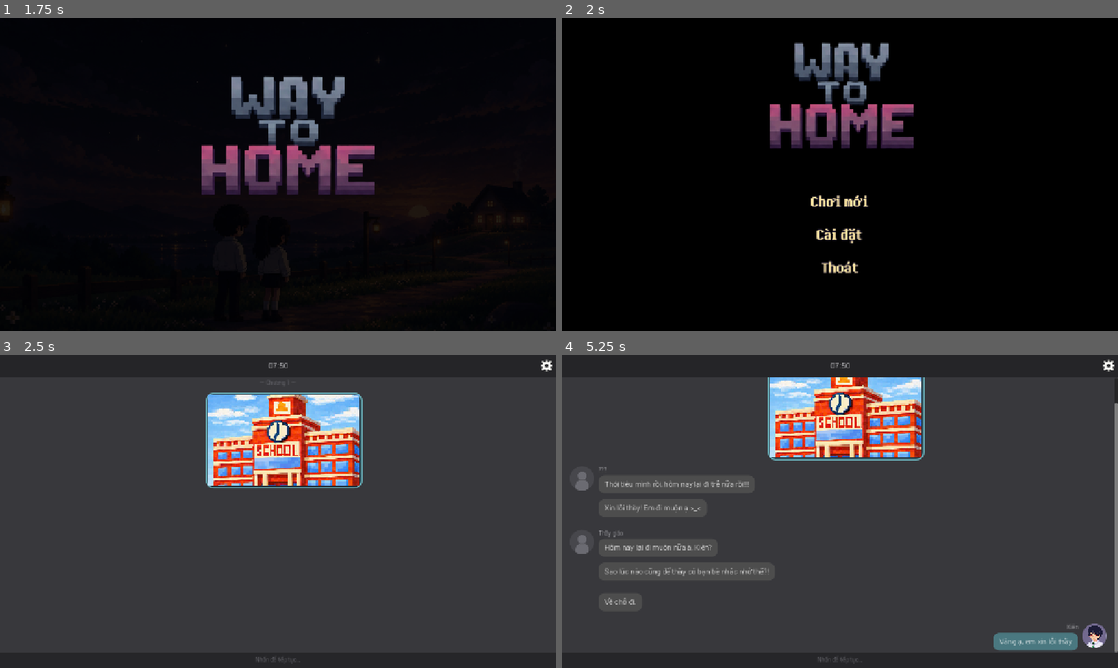
Above: before the commit, frames 1-4 (two rows, left to right).
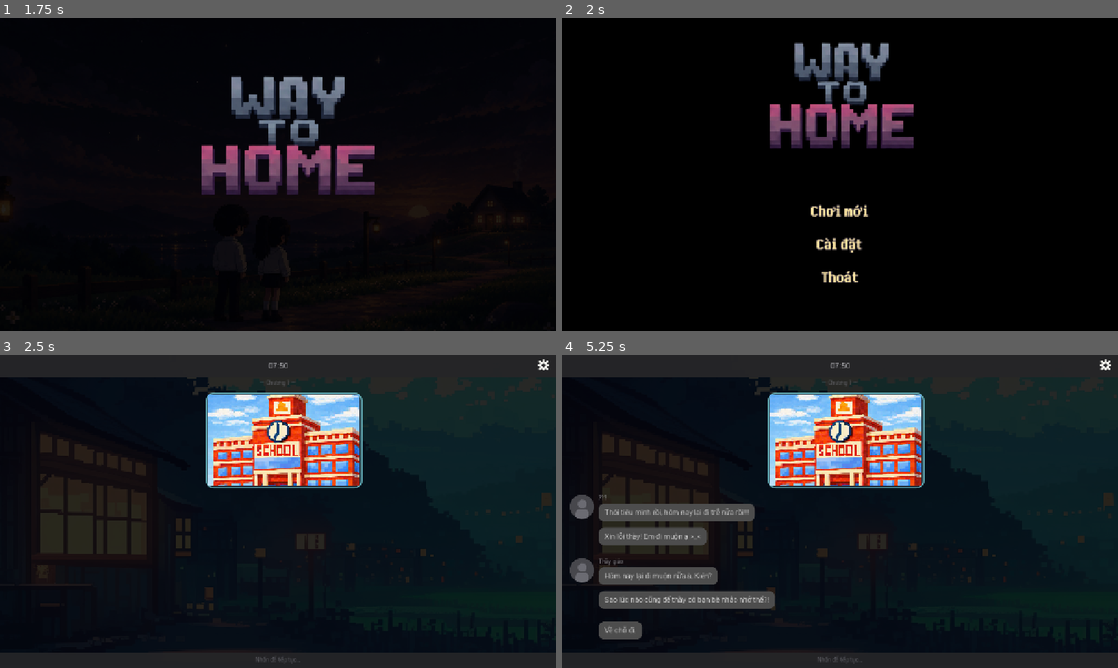
Above: after the commit, the same moments.

Repository: Quannedevlord/Way-To-Home
Game: Godot game, scene res://scenes/splash/splash.tscn
Two runs of this game, one before a commit and one after it. Both use one fixed random seed, a clock stepped at 60 frames per second and the inputs below. Video files are missing from this copy of the repository; at most half a second of black plays in their place. Sound files missing from this copy of the repository are replaced by a short silence.
Inputs (mouse positions are in pixels of both pictures, inside the frame that each line leads up to):
- Up to frame 1 (1.75 s): tap Enter (ui_accept) at 0.5, 1.35, 1.52 s; move the mouse to (400, 158) at 0.52 s; hold Enter (ui_accept) 0.53-1.28 s; click (400, 158) at 0.67 s; move the mouse to (166, 190) at 1.27 s; click (166, 190) at 1.42 s
- Up to frame 2 (2 s): tap Enter (ui_accept) at 1.82 s
- Up to frame 3 (2.5 s): click "Chơi mới" at 2 s
- Up to frame 4 (5.25 s): tap Enter (ui_accept) at 2.75 s; move the mouse to (895, 442) at 2.77 s; hold Enter (ui_accept) 2.78-3.5 s; click (895, 442) at 2.92 s; click (1106, 364) at 3.5 s; click "Về giao diện chính" at 4.25 s; click "Tiếp tục" at 5 s

Frame 1 is identical in both runs. In frame 2, 1.2% of the frame differs, in the area x 44-56%, y 56-85%; in frame 3, 78%; in frame 4, 81%, in the area x 0-100%, y 1-96%.

Commit message:
update_fix_loi

Diff:
--- a/autoload/game_manager.gd
+++ b/autoload/game_manager.gd
@@ -2,16 +2,11 @@
 
 const SAVE_PATH := "user://savegame.save"
 const MAIN_MENU_PATH := "res://scenes/main_menu/main_menu.tscn"
+const CHAPTERS_PATH := "res://scenes/chapters"
+const CREDITS_PATH := "res://scenes/credits/credits.tscn"
+const FIRST_CHAPTER_PATH := "res://scenes/chapters/chapter_01/chapter1.tscn"
 
 var current_scene_path: String = "res://scenes/main_menu/main_menu.tscn"
-var is_game_paused: bool = false
-
-
-func set_paused(paused: bool) -> void:
-	if get_tree() == null:
-		return
-	is_game_paused = paused
-	get_tree().paused = paused
 
 
 # Bắt sự kiện đóng cửa sổ bằng nút X / Alt+F4 — không bắt được nút "Thoát" trong game
@@ -26,13 +21,83 @@
 # Dùng hàm này thay cho get_tree().change_scene_to_file() ở mọi nơi trong game,
 # để current_scene_path luôn được cập nhật đúng.
 func change_scene(path: String) -> void:
+	if path.is_empty() or not ResourceLoader.exists(path):
+		push_error("Không tìm thấy scene: %s" % path)
+		return
+
+	var result := get_tree().change_scene_to_file(path)
+	if result != OK:
+		push_error("Không thể chuyển đến scene %s: %s" % [path, error_string(result)])
+		return
+
 	current_scene_path = path
-	get_tree().change_scene_to_file(path)
+
+
+func set_paused(paused: bool) -> void:
+	get_tree().paused = paused
 
 
 func start_new_game() -> void:
 	clear_save()
-	current_scene_path = "res://scenes/chapters/chapter_01/chapter1.tscn"
+
+
+func change_to_next_chapter() -> void:
+	var next_chapter_path := get_next_chapter_path(current_scene_path)
+	if next_chapter_path.is_empty():
+		change_scene(CREDITS_PATH)
+		save_game({"completed": true})
+		return
+
+	change_scene(next_chapter_path)
+	save_game({
+		"episode_index": 0,
+		"scene_index": 0,
+		"dialogue_index": 0,
+		"selected_choice_index": -1,
+		"completed": false,
+	})
+
+
+func get_next_chapter_path(current_path: String = current_scene_path) -> String:
+	var current_chapter_number := _get_chapter_number(current_path)
+	if current_chapter_number < 0:
+		return ""
+
+	var next_chapter_number := -1
+	var next_chapter_directory := ""
+	for directory_name in DirAccess.get_directories_at(CHAPTERS_PATH):
+		var chapter_number := _get_chapter_number(directory_name)
+		if chapter_number <= current_chapter_number:
+			continue
+		if next_chapter_number < 0 or chapter_number < next_chapter_number:
+			next_chapter_number = chapter_number
+			next_chapter_directory = directory_name
+
+	if next_chapter_directory.is_empty():
+		return ""
+
+	return _find_chapter_scene(CHAPTERS_PATH.path_join(next_chapter_directory))
+
+
+func _get_chapter_number(value: String) -> int:
+	var directory_name := value.get_file()
+	if value.contains("/"):
+		directory_name = value.get_base_dir().get_file()
+	if not directory_name.begins_with("chapter_"):
+		return -1
+
+	var number_text := directory_name.trim_prefix("chapter_")
+	return int(number_text) if number_text.is_valid_int() else -1
+
+
+func _find_chapter_scene(chapter_directory: String) -> String:
+	var scene_paths: Array[String] = []
+	for file_name in DirAccess.get_files_at(chapter_directory):
+		if file_name.get_extension().to_lower() == "tscn" and file_name.get_basename().to_lower().begins_with("chapter"):
+			scene_paths.append(chapter_directory.path_join(file_name))
+
+	scene_paths.sort()
+	return scene_paths[0] if not scene_paths.is_empty() else ""
 
 
 func save_game(progress: Dictionary = {}) -> bool:
--- a/project.godot
+++ b/project.godot
@@ -28,7 +28,6 @@
 window/size/viewport_width=1280
 window/size/viewport_height=720
 window/stretch/mode="canvas_items"
-window/stretch/scale_mode="fractional"
 
 [physics]
 
--- a/scenes/chapters/chapter_01/chapter1.gd
+++ b/scenes/chapters/chapter_01/chapter1.gd
@@ -166,7 +166,7 @@
 	_append_location_divider(scene.get("location", ""))
 
 	for i in range(mini(dialogue_index + 1, current_dialogues.size())):
-		_append_line(current_dialogues[i], false, false)
+		_append_line(current_dialogues[i], false, false, false)
 
 	_lines_shown = mini(dialogue_index + 1, current_dialogues.size())
 	_try_show_inline_choices()
@@ -174,7 +174,7 @@
 	call_deferred("_scroll_to_bottom")
 
 
-func _append_line(line: Dictionary, scroll: bool = true, play_sound: bool = true) -> void:
+func _append_line(line: Dictionary, scroll: bool = true, play_sound: bool = true, animate: bool = true) -> void:
 	if str(line.get("time", "")) != "":
 		location_label.text = str(line["time"])
 
@@ -196,25 +196,26 @@
 		"narration":
 			_last_speaker = ""
 			if illustration != "" and ResourceLoader.exists(illustration):
-				_append_image(load(illustration), false)
+				_append_image(load(illustration), false, animate)
 			if message != "":
-				_append_narration(message)
+				_append_narration(message, animate)
 		"image":
 			_last_speaker = ""
 			var image_path: String = str(line.get("path", illustration))
 			if image_path != "" and ResourceLoader.exists(image_path):
-				_append_image(load(image_path), str(line.get("align", "left")) == "right")
+				var align_right := str(line.get("align", "left")) == "right"
+				_append_image(load(image_path), align_right, animate)
 		_:
 			var speaker: String = str(line.get("speaker", "???"))
 			var avatar_path: String = str(line.get("avatar", avatar_paths.get(speaker, "")))
-			_append_dialogue(speaker, message, avatar_path)
+			_append_dialogue(speaker, message, avatar_path, animate)
 			_last_speaker = speaker
 
 	if scroll:
 		call_deferred("_scroll_to_bottom")
 
 
-func _append_dialogue(speaker: String, message: String, avatar_path: String = "") -> void:
+func _append_dialogue(speaker: String, message: String, avatar_path: String = "", animate: bool = true) -> void:
 	var msg := CHAT_MESSAGE_SCENE.instantiate()
 	msg.set_font(CHAT_FONT)
 	if avatar_path.is_empty():
@@ -225,13 +226,17 @@
 	var align_right := speaker in protagonist_speakers
 	var compact := speaker == _last_speaker and speaker != ""
 	msg.setup_dialogue(speaker, message, avatar_tex, align_right, compact)
+	if animate:
+		msg.prepare_entrance()
 	chat_feed.add_child(msg)
 
 
-func _append_narration(message: String) -> void:
+func _append_narration(message: String, animate: bool = true) -> void:
 	var msg := CHAT_MESSAGE_SCENE.instantiate()
 	msg.set_font(CHAT_FONT)
 	msg.setup_narration(message)
+	if animate:
+		msg.prepare_entrance()
 	chat_feed.add_child(msg)
 
 
@@ -244,9 +249,11 @@
 	chat_feed.add_child(msg)
 
 
-func _append_image(texture: Texture2D, align_right: bool = false) -> void:
+func _append_image(texture: Texture2D, align_right: bool = false, animate: bool = true) -> void:
 	var msg := CHAT_MESSAGE_SCENE.instantiate()
 	msg.setup_image(texture, align_right)
+	if animate:
+		msg.prepare_entrance()
 	chat_feed.add_child(msg)
 
 
@@ -264,6 +271,8 @@
 
 
 func _scroll_to_bottom() -> void:
+	await get_tree().process_frame
+	await get_tree().process_frame
 	var v_scroll := scroll_container.get_v_scroll_bar()
 	v_scroll.value = v_scroll.max_value
 
@@ -331,6 +340,8 @@
 		return
 
 	if event.is_action_pressed("ui_accept") or (event is InputEventMouseButton and event.pressed and event.button_index == MOUSE_BUTTON_LEFT):
+		if event is InputEventMouseButton and _is_pointer_over_button():
+			return
 		# Kiểm tra nếu click chuột ở câu thoại cuối cùng của file hiện tại để sẵn sàng chuyển file nhánh
 		if dialogue_index >= current_dialogues.size() - 1:
 			if current_dialogues.size() > 0:
@@ -357,6 +368,7 @@
 		if episode_index >= story_data["episodes"].size():
 			story_finished = true
 			_append_narration("— Hết chương —")
+			call_deferred("_scroll_to_bottom")
 			continue_hint.visible = false
 			GameManager.save_game({"completed": true})
 			return
@@ -407,6 +419,7 @@
 	var chosen_text := str(choice.get("text", choice.get("description", "")))
 	if chosen_text != "":
 		_append_dialogue("Kiên", chosen_text, avatar_paths["Kiên"])
+		call_deferred("_scroll_to_bottom")
 		_last_speaker = "Kiên"
 
 	# TÍNH NĂNG MỚI: Nếu lựa chọn yêu cầu đổi sang file JSON khác
@@ -450,9 +463,20 @@
 	if choice_container.get_parent().visible or story_finished:
 		return
 	if event.is_action_pressed("ui_accept") or (event is InputEventMouseButton and event.pressed and event.button_index == MOUSE_BUTTON_LEFT):
+		if event is InputEventMouseButton and _is_pointer_over_button():
+			return
 		dialogue_index += 1
 		show_current_line()
 		save_progress()
+
+
+func _is_pointer_over_button() -> bool:
+	var hovered_control := get_viewport().gui_get_hovered_control()
+	while hovered_control != null:
+		if hovered_control is BaseButton:
+			return true
+		hovered_control = hovered_control.get_parent() as Control
+	return false
 
 
 func restore_progress() -> void:
--- a/scenes/chapters/chapter_01/chapter1.tscn
+++ b/scenes/chapters/chapter_01/chapter1.tscn
@@ -2,10 +2,8 @@
 
 [ext_resource type="Script" uid="uid://b0ghs0vegibxa" path="res://scenes/chapters/chapter_01/chapter1.gd" id="1_script"]
 [ext_resource type="FontFile" uid="uid://x8p4edifovu1" path="res://assets/backgrounds/fonts/Roboto-Light.ttf" id="2_font"]
+[ext_resource type="Texture2D" uid="uid://3opo0lwx3vik" path="res://assets/backgrounds/cat-night-scenery.jpg" id="2_i3cpi"]
 [ext_resource type="AudioStream" uid="uid://dvrugvm21uunj" path="res://assets/backgrounds/audio/bgm/in game3.mp3" id="3_bgm"]
-
-[sub_resource type="StyleBoxFlat" id="StyleBoxFlat_bg"]
-bg_color = Color(0.22, 0.22, 0.235, 1)
 
 [sub_resource type="StyleBoxFlat" id="StyleBoxFlat_header"]
 bg_color = Color(0.145, 0.145, 0.155, 0.98)
@@ -33,15 +31,21 @@
 choice_container = NodePath("ChoiceOverlay/ChoiceContainer")
 continue_hint = NodePath("ChatLayout/ContinueHint")
 
-[node name="Background" type="Panel" parent="." unique_id=1351719223]
+[node name="Background" type="TextureRect" parent="." unique_id=1296590629]
+self_modulate = Color(0.1584723, 0.1584723, 0.15847233, 1)
 layout_mode = 1
 anchors_preset = 15
 anchor_right = 1.0
 anchor_bottom = 1.0
+offset_left = -591.0
+offset_top = -857.0
+offset_right = 1969.0
+offset_bottom = 583.0
 grow_horizontal = 2
 grow_vertical = 2
 mouse_filter = 2
-theme_override_styles/panel = SubResource("StyleBoxFlat_bg")
+texture = ExtResource("2_i3cpi")
+stretch_mode = 5
 
 [node name="ChatLayout" type="VBoxContainer" parent="." unique_id=1819348085]
 layout_mode = 1
--- a/scenes/chapters/chapter_01/chat_message.gd
+++ b/scenes/chapters/chapter_01/chat_message.gd
@@ -7,8 +7,10 @@
 const AVATAR_SIZE := 56
 const BUBBLE_RADIUS := 14
 const MAX_BUBBLE_WIDTH := 420
+const ENTRANCE_DURATION := 0.18
 
 var _font: Font
+var _entrance_prepared := false
 
 
 func _ready() -> void:
@@ -16,6 +18,23 @@
 	add_theme_constant_override("margin_right", 18)
 	add_theme_constant_override("margin_top", 4)
 	add_theme_constant_override("margin_bottom", 4)
+	if _entrance_prepared:
+		call_deferred("_play_entrance")
+
+
+func prepare_entrance() -> void:
+	_entrance_prepared = true
+	modulate.a = 0.0
+	scale = Vector2(0.96, 0.96)
+
+
+func _play_entrance() -> void:
+	pivot_offset = size * 0.5
+
+	var tween := create_tween().set_parallel(true)
+	tween.set_trans(Tween.TRANS_QUAD).set_ease(Tween.EASE_OUT)
+	tween.tween_property(self, "modulate:a", 1.0, ENTRANCE_DURATION)
+	tween.tween_property(self, "scale", Vector2.ONE, ENTRANCE_DURATION)
 
 
 func set_font(font: Font) -> void:
--- /dev/null
+++ b/scenes/credits/credits.gd
@@ -0,0 +1,18 @@
+extends Control
+
+@onready var credits_text: Label = $CreditsText
+@onready var fade_overlay: ColorRect = $FadeOverlay
+
+var scroll_speed: float = 50.0
+var fade_started: bool = false
+
+
+func _process(delta: float) -> void:
+	credits_text.position.y -= scroll_speed * delta
+
+	var text_bottom := credits_text.position.y + credits_text.size.y
+	var fade_start := get_viewport_rect().size.y * 0.35
+	if not fade_started and text_bottom <= fade_start:
+		fade_started = true
+		var fade_tween := create_tween()
+		fade_tween.tween_property(fade_overlay, "color:a", 1.0, 3.0)
--- /dev/null
+++ b/scenes/credits/credits.tscn
@@ -0,0 +1,111 @@
+[gd_scene format=3 uid="uid://dw53eiplirwd2"]
+
+[ext_resource type="Script" uid="uid://35hc2id23r3c" path="res://scenes/credits/credits.gd" id="1_dr3ri"]
+[ext_resource type="AudioStream" uid="uid://boqanmp2422qs" path="res://assets/backgrounds/audio/bgm/The_Way_Back_Home.mp3" id="2_8n0nl"]
+[ext_resource type="FontFile" uid="uid://c48xj77famwca" path="res://assets/backgrounds/fonts/dearpix-1-94.otf" id="2_c8xcy"]
+
+[node name="Credits" type="Control" unique_id=1277510854]
+layout_mode = 3
+anchors_preset = 15
+anchor_right = 1.0
+anchor_bottom = 1.0
+grow_horizontal = 2
+grow_vertical = 2
+script = ExtResource("1_dr3ri")
+
+[node name="Background" type="ColorRect" parent="." unique_id=1560066497]
+layout_mode = 1
+anchors_preset = 15
+anchor_right = 1.0
+anchor_bottom = 1.0
+grow_horizontal = 2
+grow_vertical = 2
+color = Color(0.06666667, 0.07450981, 0.10980392, 1)
+
+[node name="CreditsText" type="Label" parent="." unique_id=336662439]
+layout_mode = 1
+anchors_preset = 7
+anchor_left = 0.5
+anchor_top = 1.0
+anchor_right = 0.5
+anchor_bottom = 1.0
+offset_left = -162.0
+offset_top = 96.0
+offset_right = 173.0
+offset_bottom = 2145.0
+grow_horizontal = 2
+grow_vertical = 0
+theme_override_fonts/font = ExtResource("2_c8xcy")
+theme_override_font_sizes/font_size = 30
+text = "WAY TO HOME
+
+
+Một hành trình nhỏ
+trên con đường tìm về nhà.
+
+
+CREATED BY
+
+
+TRẦN MINH QUÂN
+
+&
+
+NGUYỄN LÊ HOÀNG PHÚC
+
+
+────────────────────
+
+
+GAME DESIGN
+PROGRAMMING
+PIXEL ART
+MUSIC & SOUND
+
+
+────────────────────
+
+
+DEVELOPED WITH
+GODOT ENGINE
+
+
+────────────────────
+
+
+SPECIAL THANKS
+
+
+Cảm ơn giảng viên
+đã hướng dẫn và hỗ trợ dự án.
+
+
+Cảm ơn tất cả những người
+đã đồng hành cùng chúng tôi.
+
+
+────────────────────
+
+
+CẢM ƠN BẠN ĐÃ CHƠI
+
+
+WAY TO HOME
+
+
+THE JOURNEY ENDS HERE."
+horizontal_alignment = 1
+
+[node name="FadeOverlay" type="ColorRect" parent="." unique_id=309179443]
+layout_mode = 1
+anchors_preset = 15
+anchor_right = 1.0
+anchor_bottom = 1.0
+grow_horizontal = 2
+grow_vertical = 2
+mouse_filter = 2
+color = Color(0, 0, 0, 0)
+
+[node name="AudioStreamPlayer" type="AudioStreamPlayer" parent="." unique_id=499277761]
+stream = ExtResource("2_8n0nl")
+autoplay = true
--- a/scenes/global_menu/GlobalMenu.tscn
+++ b/scenes/global_menu/GlobalMenu.tscn
@@ -2,10 +2,17 @@
 
 [ext_resource type="Script" uid="uid://cnhkouiwnxckn" path="res://scenes/global_menu/global_menu.gd" id="1_wj43r"]
 [ext_resource type="Texture2D" uid="uid://rryk8vakamfp" path="res://assets/backgrounds/ui/settings/All Icons.png" id="2_wj43r"]
+[ext_resource type="Script" uid="uid://dpw7scpxd3yqt" path="res://scenes/settings/ui_sound_manager.gd" id="3_pj4yf"]
+[ext_resource type="AudioStream" uid="uid://qxop7q0cwyxs" path="res://assets/backgrounds/audio/sfx/JDSherbert - Wooden UI SFX Pack - Cancel - 2.wav" id="4_wjivj"]
+[ext_resource type="AudioStream" uid="uid://dwsop0yuaq5d7" path="res://assets/backgrounds/audio/sfx/JDSherbert - Wooden UI SFX Pack - Cancel - 1.wav" id="5_l0uk6"]
 
 [sub_resource type="AtlasTexture" id="AtlasTexture_vlew8"]
 atlas = ExtResource("2_wj43r")
 region = Rect2(48.855877, 1.2395058, 14.363525, 13.928263)
+
+[sub_resource type="AtlasTexture" id="AtlasTexture_i3cpi"]
+atlas = ExtResource("2_wj43r")
+region = Rect2(144.89493, 1.3786871, 14.364, 13.928)
 
 [node name="GlobalMenu" type="Control" unique_id=2108833488]
 layout_mode = 3
@@ -23,11 +30,17 @@
 anchors_preset = 1
 anchor_left = 1.0
 anchor_right = 1.0
-offset_left = -37.0
-offset_top = 9.0
-offset_right = -7.0
-offset_bottom = 39.0
+offset_left = -44.0
+offset_top = 8.0
+offset_right = -14.0
+offset_bottom = 38.0
 grow_horizontal = 0
 texture_normal = SubResource("AtlasTexture_vlew8")
+texture_hover = SubResource("AtlasTexture_i3cpi")
 stretch_mode = 5
 metadata/_edit_use_anchors_ = true
+
+[node name="UISoundManager" type="Node" parent="." unique_id=1405993702]
+script = ExtResource("3_pj4yf")
+hover_sound = ExtResource("4_wjivj")
+click_sound = ExtResource("5_l0uk6")
--- a/scenes/global_menu/global_menu.gd
+++ b/scenes/global_menu/global_menu.gd
@@ -1,6 +1,8 @@
 extends Control
 
 const SETTINGS_SCENE := preload("res://scenes/settings/settings.tscn")
+const HOVER_SCALE := Vector2(1.12, 1.12)
+const HOVER_DURATION := 0.12
 
 @onready var menu_button: TextureButton = $CanvasLayer/MenuButton
 @onready var canvas_layer: CanvasLayer = $CanvasLayer as CanvasLayer
@@ -9,15 +11,25 @@
 @onready var main_menu_button: Button = get_node_or_null("CanvasLayer/PopupPanel/VBoxContainer/main_menu") as Button
 @onready var close_button: Button = get_node_or_null("CanvasLayer/PopupPanel/VBoxContainer/close") as Button
 
+var _hover_tween: Tween
+
 
 func _ready() -> void:
 	process_mode = Node.PROCESS_MODE_ALWAYS
 	canvas_layer.process_mode = Node.PROCESS_MODE_ALWAYS
-	if menu_button != null:
-		menu_button.process_mode = Node.PROCESS_MODE_ALWAYS
+	if menu_button == null:
+		push_error("[GlobalMenu] Không tìm thấy CanvasLayer/MenuButton.")
+		return
+	menu_button.process_mode = Node.PROCESS_MODE_ALWAYS
 	if popup_panel != null:
 		popup_panel.process_mode = Node.PROCESS_MODE_ALWAYS
-	menu_button.pressed.connect(_on_menu_button_pressed)
+	menu_button.pivot_offset = menu_button.size * 0.5
+	if not menu_button.pressed.is_connected(_on_menu_button_pressed):
+		menu_button.pressed.connect(_on_menu_button_pressed)
+	if not menu_button.mouse_entered.is_connected(_on_menu_button_mouse_entered):
+		menu_button.mouse_entered.connect(_on_menu_button_mouse_entered)
+	if not menu_button.mouse_exited.is_connected(_on_menu_button_mouse_exited):
+		menu_button.mouse_exited.connect(_on_menu_button_mouse_exited)
 	if settings_button != null:
 		settings_button.pressed.connect(_on_setting_button_pressed)
 	if main_menu_button != null:
@@ -32,6 +44,23 @@
 	_open_settings()
 
 
+func _on_menu_button_mouse_entered() -> void:
+	_animate_menu_button(HOVER_SCALE, Color(1.12, 1.12, 1.12, 1.0))
+
+
+func _on_menu_button_mouse_exited() -> void:
+	_animate_menu_button(Vector2.ONE, Color.WHITE)
+
+
+func _animate_menu_button(target_scale: Vector2, target_modulate: Color) -> void:
+	if _hover_tween != null and _hover_tween.is_running():
+		_hover_tween.kill()
+	_hover_tween = create_tween().set_parallel(true)
+	_hover_tween.set_trans(Tween.TRANS_QUAD).set_ease(Tween.EASE_OUT)
+	_hover_tween.tween_property(menu_button, "scale", target_scale, HOVER_DURATION)
+	_hover_tween.tween_property(menu_button, "modulate", target_modulate, HOVER_DURATION)
+
+
 func _process(_delta: float) -> void:
 	var current_scene = get_tree().current_scene
 
@@ -42,6 +71,18 @@
 		canvas_layer.visible = false
 	else:
 		canvas_layer.visible = true
+
+
+func _input(event: InputEvent) -> void:
+	if not event is InputEventKey or not event.pressed or event.echo:
+		return
+	if event.keycode != KEY_ESCAPE and event.physical_keycode != KEY_ESCAPE:
+		return
+	if not canvas_layer.visible:
+		return
+
+	_open_settings()
+	get_viewport().set_input_as_handled()
 
 
 func _on_setting_button_pressed() -> void:
@@ -66,4 +107,5 @@
 
 
 func _on_main_menu_button_pressed() -> void:
-	print("Về giao diện chính")
+	GameManager.set_paused(false)
+	GameManager.change_scene(GameManager.MAIN_MENU_PATH)
--- a/scenes/main_menu/main_menu.tscn
+++ b/scenes/main_menu/main_menu.tscn
@@ -49,16 +49,16 @@
 
 [node name="MarginContainer" type="MarginContainer" parent="." unique_id=1623632154]
 layout_mode = 1
-anchors_preset = 13
+anchors_preset = 7
 anchor_left = 0.5
+anchor_top = 1.0
 anchor_right = 0.5
 anchor_bottom = 1.0
-offset_left = -114.0
-offset_top = 275.0
-offset_right = 114.0
-offset_bottom = 2.0
+offset_left = -130.5
+offset_top = -399.0
+offset_right = 130.5
 grow_horizontal = 2
-grow_vertical = 2
+grow_vertical = 0
 theme_override_constants/margin_left = 60
 theme_override_constants/margin_top = 60
 theme_override_constants/margin_right = 60
@@ -69,6 +69,7 @@
 size_flags_horizontal = 0
 size_flags_vertical = 4
 theme_override_constants/separation = 25
+alignment = 1
 
 [node name="start" type="Button" parent="MarginContainer/main button" unique_id=1520971154]
 layout_mode = 2
--- a/scenes/splash/splash.gd
+++ b/scenes/splash/splash.gd
@@ -19,6 +19,4 @@
 	appear_tween.tween_property(nine_patch_rect, "scale", Vector2.ONE, APPEAR_DURATION)
 
 	await get_tree().create_timer(SPLASH_DURATION).timeout
-	var result := get_tree().change_scene_to_file(MAIN_MENU_SCENE)
-	if result != OK:
-		push_error("Khong the chuyen den main menu: %s" % error_string(result))
+	GameManager.change_scene(MAIN_MENU_SCENE)
Not shown, added: assets/backgrounds/audio/bgm/The_Way_Back_Home.mp3.import
Binary file added: assets/backgrounds/cat-night-scenery.jpg
Not shown, added: assets/backgrounds/cat-night-scenery.jpg.import
Not shown, added: scenes/credits/credits.gd.uid
Not shown, added: assets/backgrounds/audio/bgm/The_Way_Back_Home.mp3
